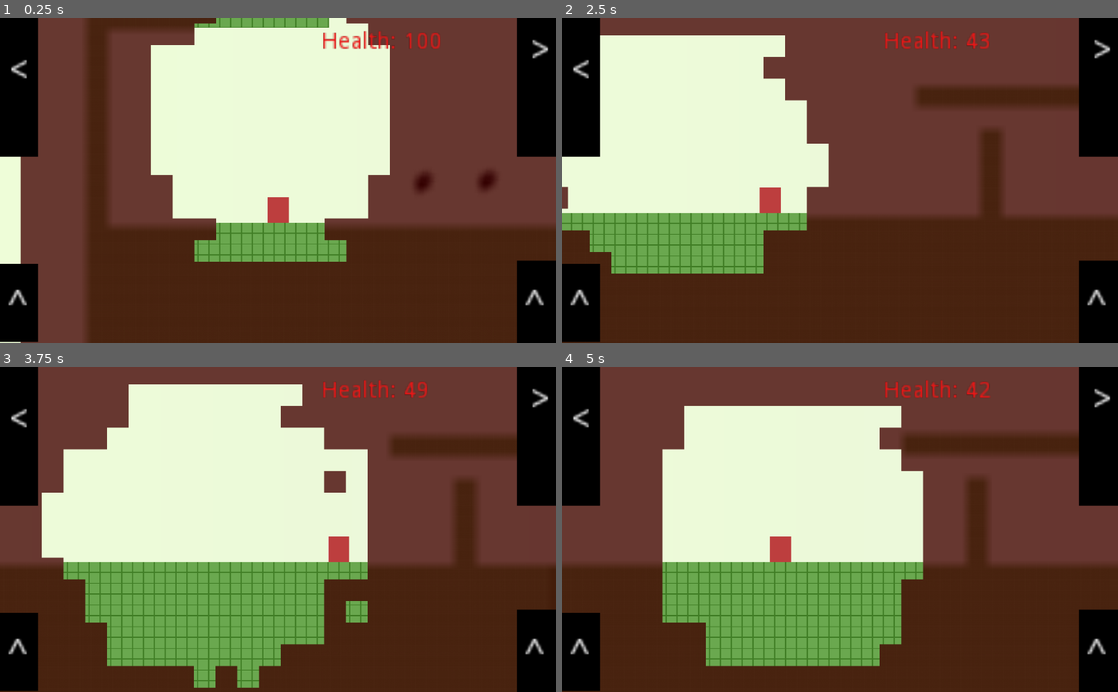
Above: before the commit, frames 1-4 (two rows, left to right).
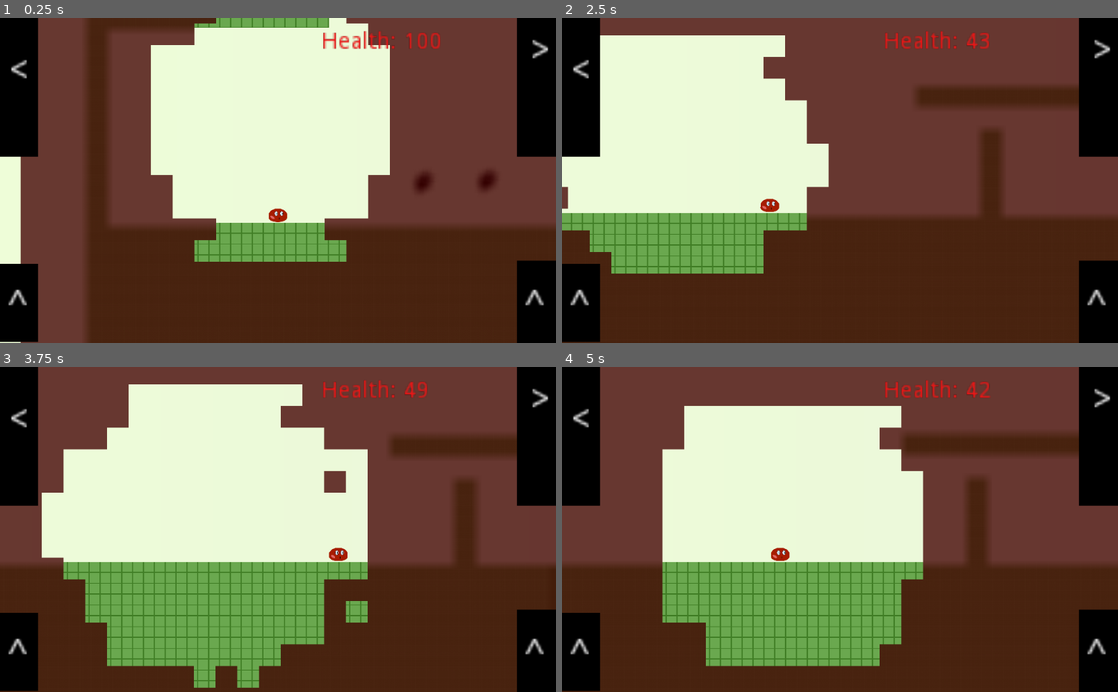
Above: after the commit, the same moments.

Repository: glitchcore/comfort
Game: Godot game, scene res://Scenes/BaseLevel.tscn
Two runs of this game, one before a commit and one after it. Both use one fixed random seed, a clock stepped at 60 frames per second and the inputs below.
Inputs:
- Up to frame 1 (0.25 s): no input
- Up to frame 2 (2.5 s): hold Right (ui_right) 0.53-2.03 s; tap Space (jump) at 0.77, 1.52 s; hold Left (ui_left) from 2.03 s (still down)
- Up to frame 3 (3.75 s): release Left (ui_left) at 2.78 s; hold Right (ui_right) from 2.78 s (still down); tap Space (jump) at 3.02 s
- Up to frame 4 (5 s): tap Space (jump) at 3.77, 4.52 s; release Right (ui_right) at 4.28 s; hold Left (ui_left) from 4.28 s (still down)

The runs differ from the first frame. In frame 1, 0.3% of the frame differs, in the area x 48-52%, y 55-64%; in frame 2, 0.3%; in frame 3, 0.3%, in the area x 59-63%, y 52-61%; in frame 4, 0.3%.

Commit message:
player texture

Diff:
--- a/Actors/Player.tscn
+++ b/Actors/Player.tscn
@@ -1,24 +1,17 @@
-[gd_scene load_steps=10 format=2]
+[gd_scene load_steps=9 format=2]
 
 [ext_resource path="res://Actors/Player.gd" type="Script" id=1]
 [ext_resource path="res://Actors/MainCamera.gd" type="Script" id=2]
 [ext_resource path="res://Autoload/PlayerData.tscn" type="PackedScene" id=3]
 [ext_resource path="res://Assets/audio/comfort.mp3" type="AudioStream" id=4]
 [ext_resource path="res://Assets/audio/noncomfort.mp3" type="AudioStream" id=5]
-
-[sub_resource type="Gradient" id=1]
-interpolation_mode = 1
-offsets = PoolRealArray( 0, 0.00757576, 1 )
-colors = PoolColorArray( 1, 1, 1, 1, 0.741211, 0.246105, 0.246105, 1, 0.818182, 0.818182, 0.818182, 1 )
-
-[sub_resource type="GradientTexture" id=2]
-gradient = SubResource( 1 )
+[ext_resource path="res://Assets/player.png" type="Texture" id=6]
 
 [sub_resource type="RectangleShape2D" id=3]
-extents = Vector2( 17.5, 22.5 )
+extents = Vector2( 17.5, 15 )
 
 [sub_resource type="RectangleShape2D" id=4]
-extents = Vector2( 16.25, 21 )
+extents = Vector2( 16.25, 13 )
 
 [node name="Player" type="KinematicBody2D"]
 collision_layer = 2
@@ -28,12 +21,12 @@
 [node name="PlayerData" parent="." instance=ExtResource( 3 )]
 
 [node name="Sprite" type="Sprite" parent="."]
-position = Vector2( -0.499998, -23.5 )
-scale = Vector2( 0.019043, 47 )
-texture = SubResource( 2 )
+position = Vector2( -1, -14 )
+scale = Vector2( 0.22549, 0.252526 )
+texture = ExtResource( 6 )
 
 [node name="CollisionShape2D" type="CollisionShape2D" parent="."]
-position = Vector2( -0.5, -22.5 )
+position = Vector2( -0.5, -15 )
 shape = SubResource( 3 )
 
 [node name="MainCamera" type="Camera2D" parent="."]
@@ -57,7 +50,7 @@
 collision_mask = 4
 
 [node name="CollisionShape2D" type="CollisionShape2D" parent="Area2D"]
-position = Vector2( -0.25, -23 )
+position = Vector2( -0.25, -15 )
 shape = SubResource( 4 )
 
 [node name="ComfortMusic" type="AudioStreamPlayer" parent="."]
Binary file added: Assets/player.png
Not shown, added: Assets/player.png.import
